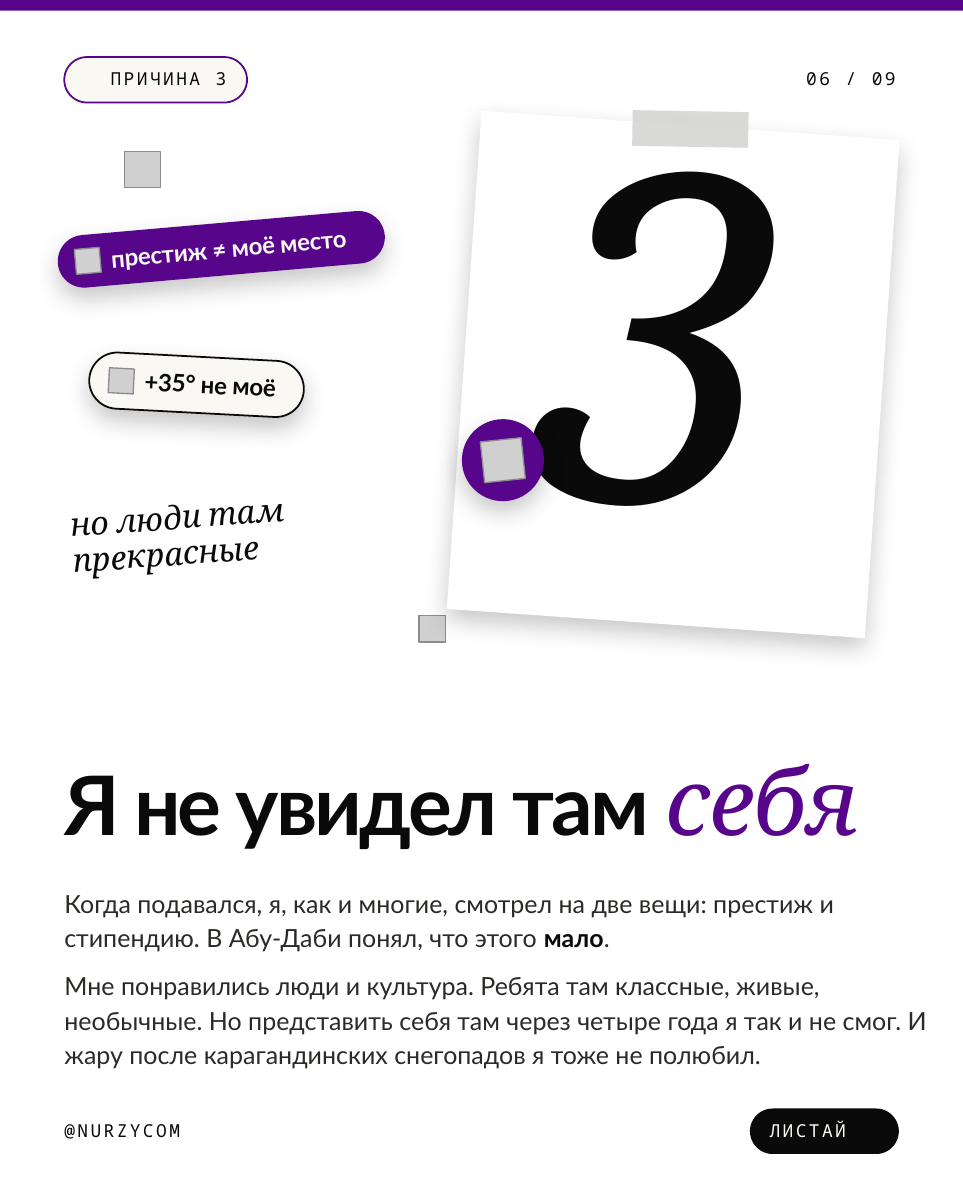
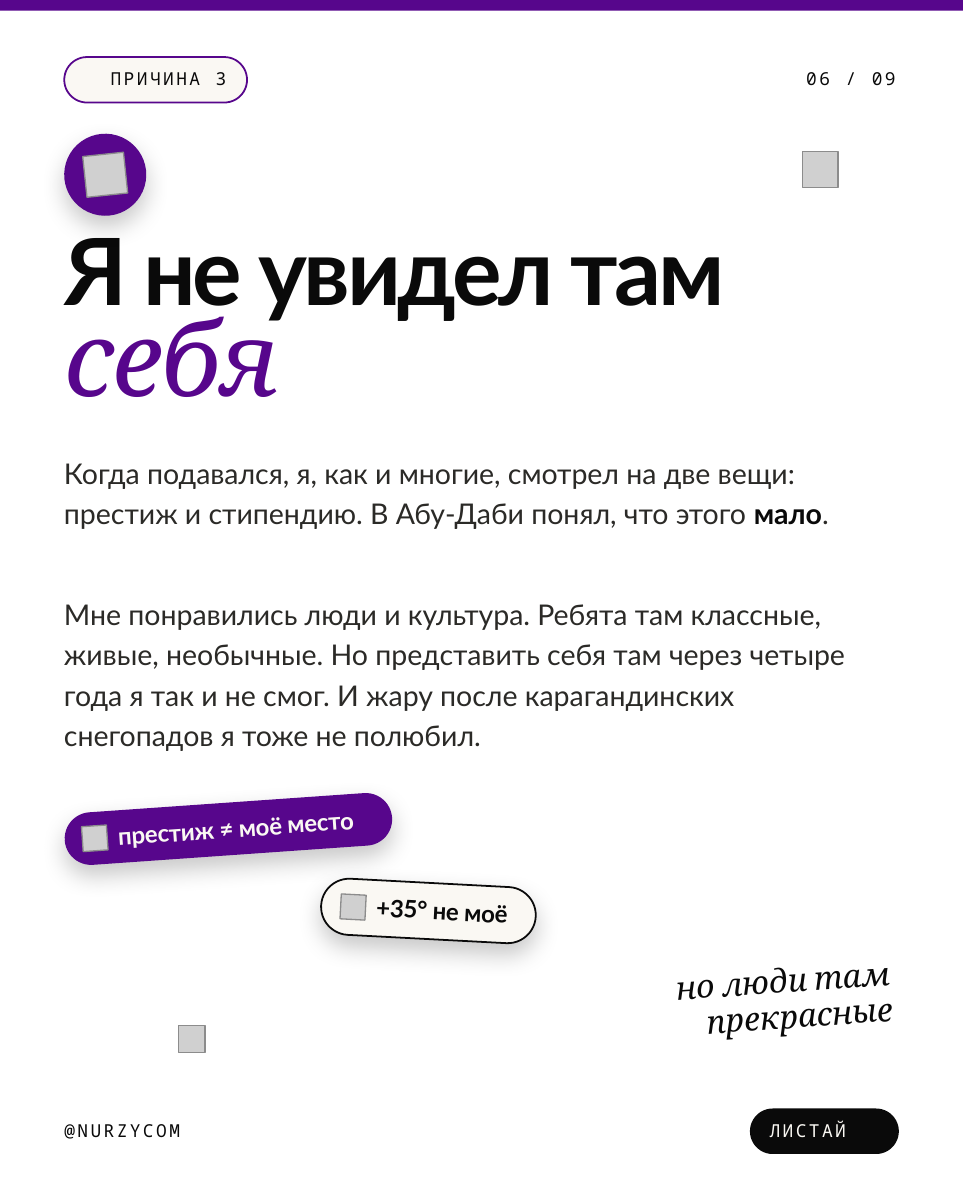
Before and after one commit to galiandojonathan-ship-it1/nurzycom_brand, a slide deck: slide 6 of social/pptx/reasons-170m.pptx. Drawn at 963x1204 pixels with LibreOffice and Linux fonts; fonts in the diff are those of the drawing; grey boxes stand for pictures; background and template pictures are left out. Boxes give left, top, right and bottom in pixels: in the first picture for what was removed or moved away, otherwise in the second. Text is boxed around its words. In the diff, an @@ line names an element or a change of style, - is before the commit and + after.

```diff
--- a/social/pptx/reasons-170m.pptx
+++ b/social/pptx/reasons-170m.pptx
@@ rectangle removed at [447,111,899,638] @@
@@ rectangle removed at [633,111,749,149] @@
@@ ellipse: place and size @@
-ellipse at [458,415,548,505]
+ellipse at [60,129,150,220]
@@ picture: place and size @@
-picture at [481,437,526,482]
+picture at [83,152,128,197]
@@ text removed at [530,171,749,506] @@
-3
@@ picture: place and size @@
-picture at [125,152,160,187]
+picture at [802,152,838,187]
@@ text "Я не увидел там себя": place and size @@
-text "Я не увидел там себя" at [64,763,860,849]
+text "Я не увидел там себя" at [64,238,724,397]
@@ text "Я не увидел там себя" at [64,238,724,397]: size 46 to 52 pt, letter spacing -1.6 to -1.8 pt in "Я не увидел там"; size 52 to 58 pt, letter spacing -1 to -1.2 pt in "себя"; line spacing 46pt to 52pt @@
@@ rounded rectangle removed at [87,351,304,419] @@
@@ text "Когда подавался, я, как и ...": place and size @@
-text "Когда подавался, я, как и ..." at [64,895,834,952]
+text "Когда подавался, я, как и ..." at [64,463,829,529]
@@ text "Когда подавался, я, как и ..." at [64,463,829,529]: size 14 to 16 pt; line spacing 19.6pt to 22.7pt @@
@@ text "Мне понравились люди и культура. ..." at [64,604,845,751]: size 14 to 16 pt; line spacing 19.6pt to 22.7pt @@
@@ text "Мне понравились люди и культура. ...": place and size @@
-text "Мне понравились люди и культура. ..." at [64,977,927,1069]
+text "Мне понравились люди и культура. ..." at [64,604,845,751]
@@ rounded rectangle added at [63,791,394,867], fill #57068C @@
@@ text "престиж ≠ моё место" at [119,817,282,848]: rotation 355 to 356 degrees @@
@@ text "престиж ≠ моё место": place and size @@
-text "престиж ≠ моё место" at [112,247,208,270]
+text "престиж ≠ моё место" at [119,817,282,848]
@@ picture at [81,825,107,851]: rotation 355 to 356 degrees @@
@@ rounded rectangle at [320,878,537,945]: fill #57068C to #FAF8F3; outline none to #0A0A0A 1 pt; rotation 355 to 3 degrees @@
@@ picture: place and size @@
-picture at [109,368,134,394]
+picture at [340,894,365,920]
@@ text "+35° не моё": place and size @@
-text "+35° не моё" at [144,373,275,397]
+text "+35° не моё" at [376,899,507,923]
@@ text "но люди там": place and size @@
-text "но люди там" at [71,504,285,579]
+text "но люди там" at [677,967,893,1040]
@@ text "но люди там" at [677,967,893,1040]: alignment left to right @@
@@ picture: place and size @@
-picture at [419,615,446,642]
+picture at [178,1026,205,1053]
```
Also in this commit, not shown: 3 other slides changed, 10 other files.
